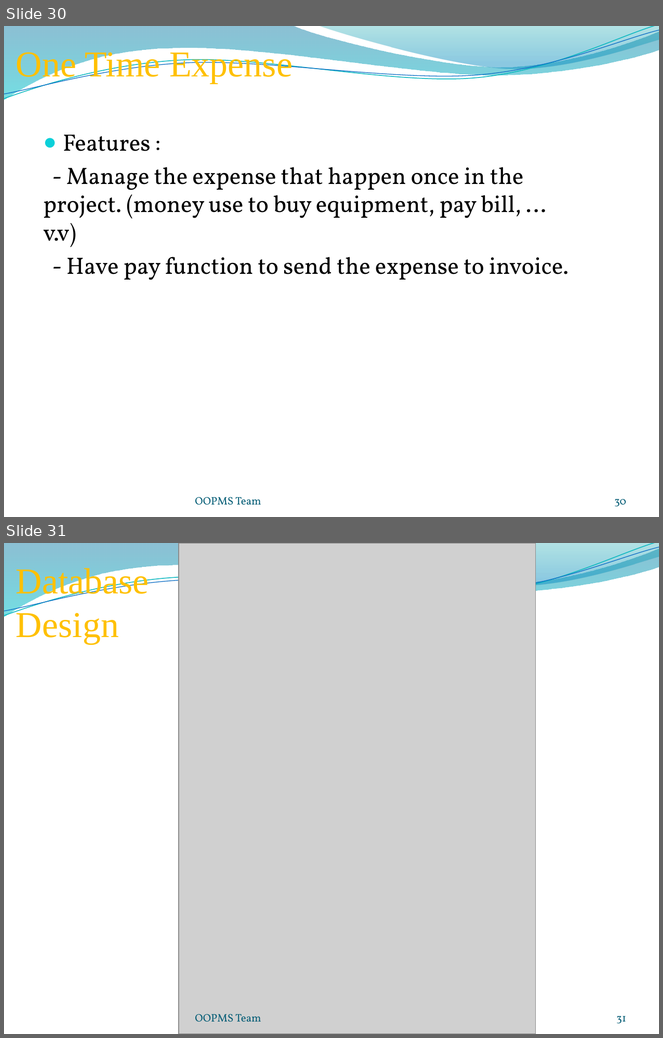
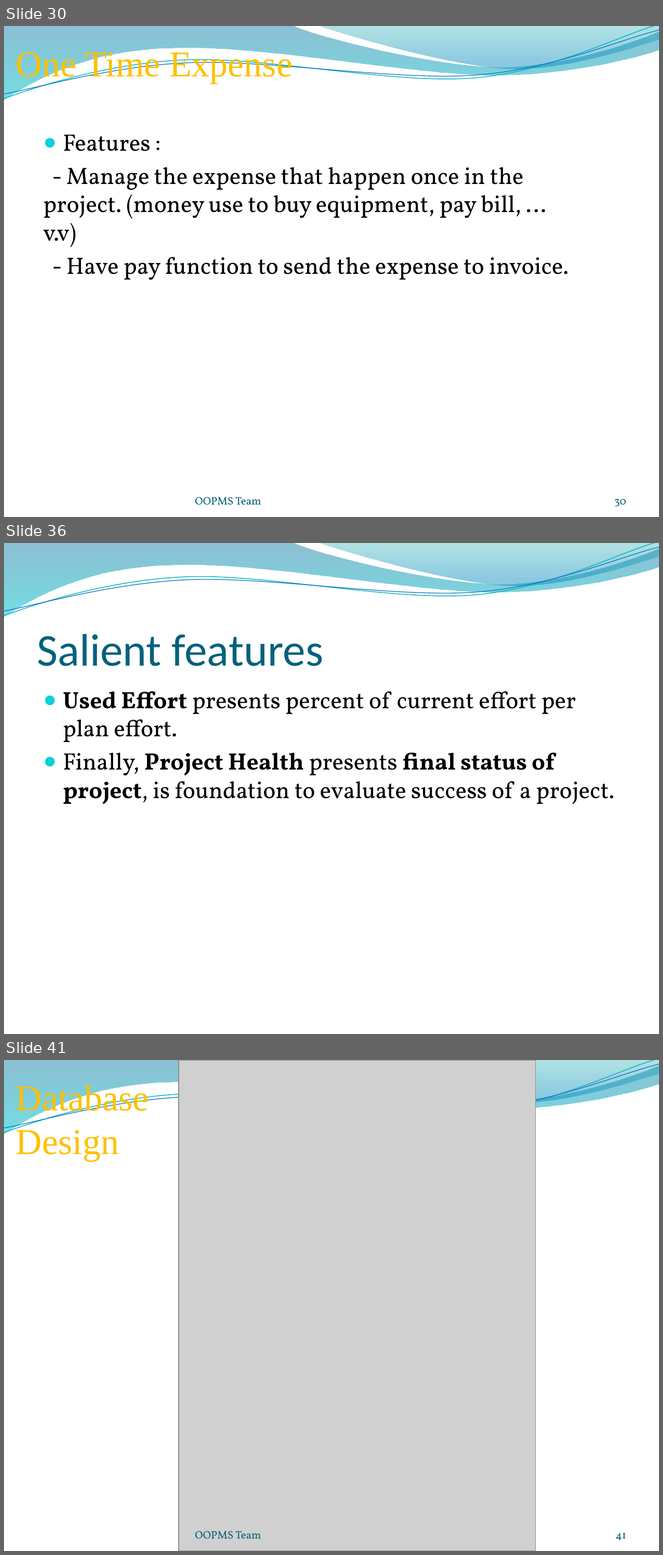
Before and after one commit to gofpattern/oopms, a slide deck: Document/Report/Presentation/OOPMS_Presentation_v1.0.pptx. Shown one above the other, each under a label of ours: slides 30 and 31 before the commit, slides 30, 36 and 41 after it; the slides between them are not shown. The pictures are 663x1038 and 663x1555 pixels, drawn with LibreOffice and Linux fonts; fonts in the diff are those of the drawing; grey boxes stand for pictures; background and template pictures are left out. Boxes give left, top, right and bottom in pixels: in the first picture for what was removed or moved away, otherwise in the second. Text is boxed around its words. In the diff, an @@ line names an element or a change of style, - is before the commit and + after.

```diff
--- a/Document/Report/Presentation/OOPMS_Presentation_v1.0.pptx
+++ b/Document/Report/Presentation/OOPMS_Presentation_v1.0.pptx
@@ slide 36 added at (x1=4, y1=543, x2=659, y2=1034), background picture (left out); not listed: 4 template elements that a slide beside it also shows @@
@@ title added at (x1=37, y1=634, x2=324, y2=666), 50 pt, text #04617B @@
+Salient features
@@ text added at (x1=63, y1=691, x2=614, y2=805), 26 pt, text #000000 @@
+● Used Effort presents percent of current effort per plan effort.
+● Finally, Project Health presents final status of project, is foundation to evaluate success of a project.
@@ what was slide 31 is now slide 41 @@
@@ page number at (x1=616, y1=1533, x2=626, y2=1541): text changed @@
-31
+41
```
Also in this commit, not shown: 2 slides changed, 9 other slides added.
